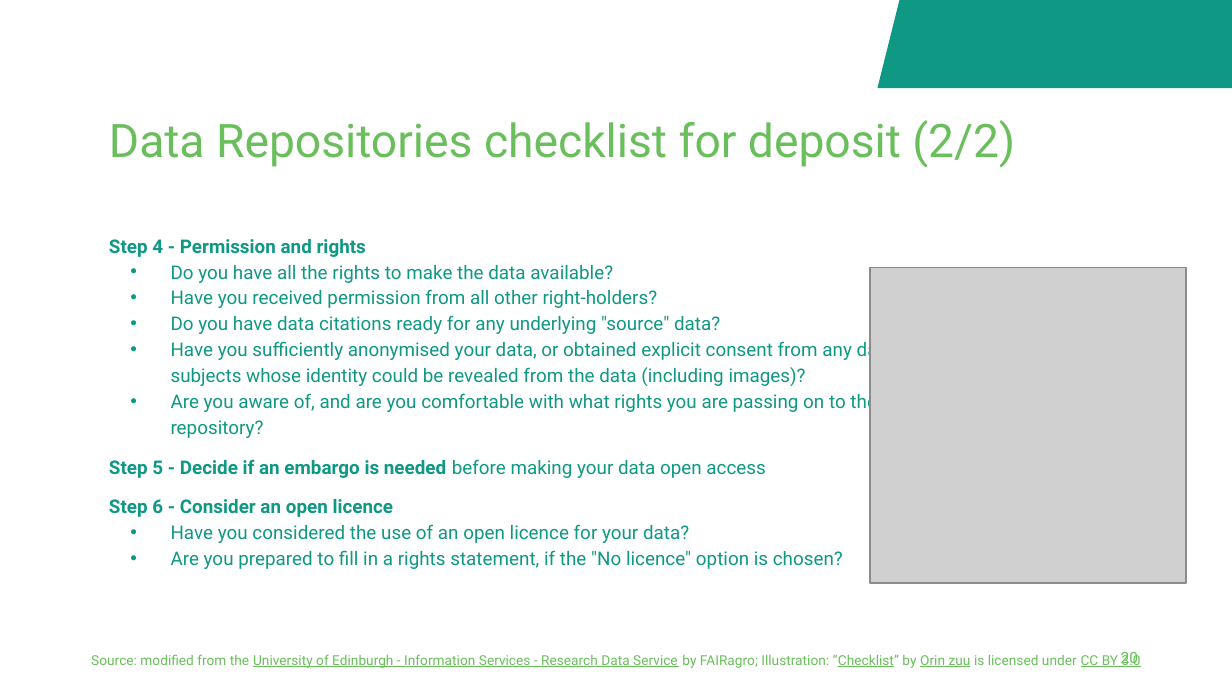
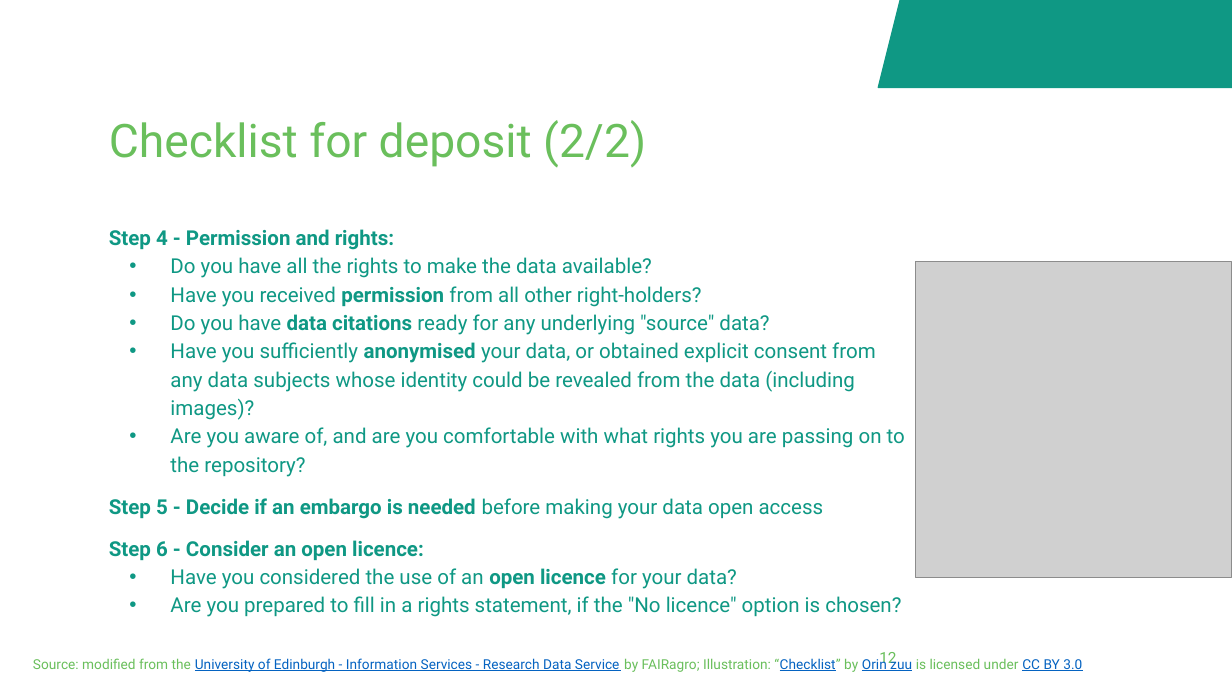
Before and after one commit to fairagro/FAIRagro_Modular-RDM-Training-Material, a slide deck: slide 12 of FAIRagro_Trainings_planned/2026-09_RepoTraining_deNBI/RepoTraining_Slides.odp (slide 20 before the commit). Drawn at 1232x693 pixels with LibreOffice and Linux fonts; fonts in the diff are those of the drawing; grey boxes stand for pictures; background and template pictures are left out. Boxes give left, top, right and bottom in pixels: in the first picture for what was removed or moved away, otherwise in the second. Text is boxed around its words. In the diff, an @@ line names an element or a change of style, - is before the commit and + after.

Commit message:
FAIRagro trainings slide updated

```diff
--- a/FAIRagro_Trainings_planned/2026-09_RepoTraining_deNBI/RepoTraining_Slides.odp
+++ b/FAIRagro_Trainings_planned/2026-09_RepoTraining_deNBI/RepoTraining_Slides.odp
@@ text at box(109, 120, 646, 168): text changed @@
-Data Repositories checklist for deposit (2/2)
+Checklist for deposit (2/2)
@@ text "Step 4 - Permission and ...": place and size @@
-text "Step 4 - Permission and ..." at box(109, 239, 894, 569)
+text "Step 4 - Permission and ..." at box(109, 229, 905, 617)
@@ text at box(109, 229, 394, 250): text changed; size 11 to 12 pt @@
-Step 4 - Permission and rights
+Step 4 - Permission and rights:
@@ text at box(109, 257, 905, 617): size 11 to 12 pt; bold on in "permission", "data citations", "anonymised", "open licence" @@
@@ picture: place and size @@
-picture at box(870, 267, 1185, 583)
+picture at box(915, 262, 1231, 578)
@@ text at box(109, 540, 424, 561): text changed; size 11 to 12 pt @@
-Step 6 - Consider an open licence
+Step 6 - Consider an open licence:
@@ text "Source: modified from the University ..." at box(33, 656, 887, 672): text colour #6ABF5C to #0563C1 in "University of Edinburgh - Information Services - ..." @@
@@ page number at box(879, 652, 896, 668): text changed @@
-20
+12
```
Also in this commit, not shown: 15 other slides changed, 6 slides added, 7 slides removed, 3 other files.
